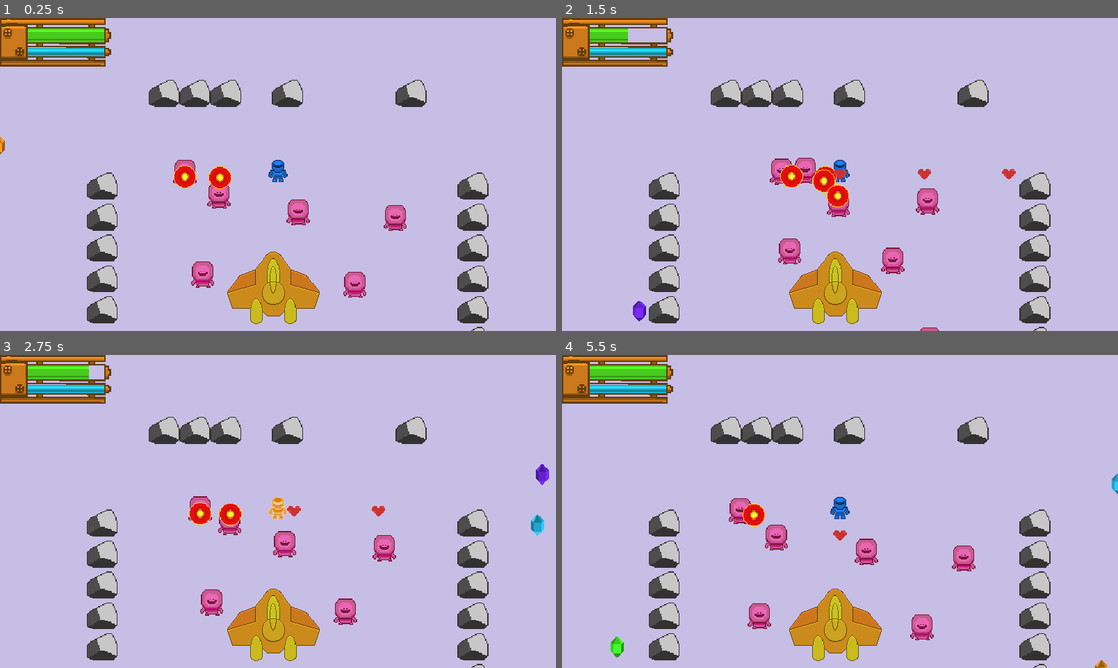
Above: before the commit, frames 1-4 (two rows, left to right).
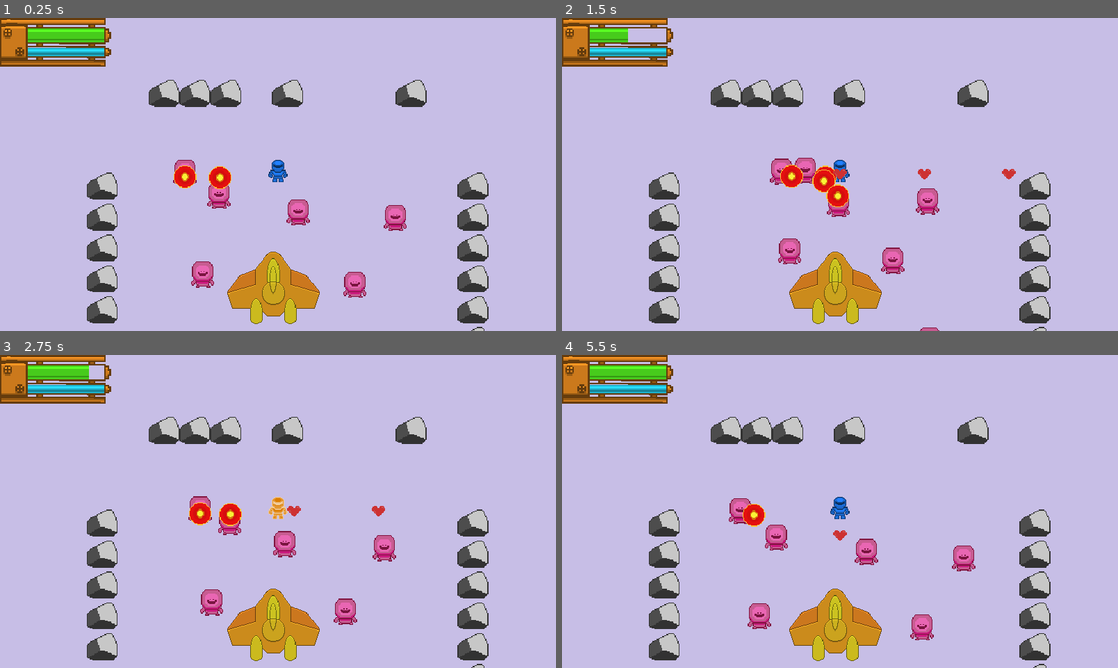
Above: after the commit, the same moments.

Repository: FREQ-E/Hanno
Game: Godot game, scene res://levels/test/test.tscn
The game is run twice, just before and just after one commit, with the same random seed, the same clock (stepped at 60 frames per second) and the same inputs. Sound files missing from this copy of the repository are replaced by a short silence.
Inputs:
- Up to frame 1 (0.25 s): no input
- Up to frame 2 (1.5 s): hold Right (fire_right) 0.53-1.28 s; hold Space (sprint) 0.53-1.28 s; hold Down (fire_down) from 1.28 s (still down); tap Space (sprint) at 1.35 s
- Up to frame 3 (2.75 s): release Down (fire_down) at 2.03 s; hold Right (fire_right) from 2.03 s (still down); hold Space (sprint) from 2.03 s (still down)
- Up to frame 4 (5.5 s): release Right (fire_right) at 2.78 s; release Space (sprint) at 2.78 s; hold Up (fire_up) 2.78-3.53 s; tap Space (sprint) at 2.85, 4.35 s; hold Space (sprint) 3.53-4.28 s; hold Left (fire_left) 3.53-5.03 s; hold Down (fire_down) from 5.03 s (still down); hold Space (sprint) from 5.03 s (still down)

The runs differ from the first frame. In frame 1, less than 0.1% of the frame differs, in the area x 0-1%, y 37-44%; in frame 2, 0.1%; in frame 3, 0.2%, in the area x 95-99%, y 34-58%; in frame 4, 0.2%.

Commit message:
Added player hit sound and contact damage and fixed crystal bug

Diff:
--- a/actors/aliens/alien1.tscn
+++ b/actors/aliens/alien1.tscn
@@ -1,13 +1,14 @@
-[gd_scene load_steps=16 format=2]
+[gd_scene load_steps=18 format=2]
 
-[ext_resource path="res://base_scripts/classic_character_2d.gd" type="Script" id=1]
+[ext_resource path="res://actors/aliens/contact_damage.gd" type="Script" id=1]
 [ext_resource path="res://actors/aliens/Alien.png" type="Texture" id=2]
-[ext_resource path="res://actors/aliens/enemy_shooting.gd" type="Script" id=3]
+[ext_resource path="res://base_scripts/classic_character_2d.gd" type="Script" id=3]
 [ext_resource path="res://ai/wander2d.gd" type="Script" id=4]
 [ext_resource path="res://ai/crow_goto.gd" type="Script" id=5]
 [ext_resource path="res://ai/trigger_untrigger.gd" type="Script" id=6]
 [ext_resource path="res://ai/agro2d.gd" type="Script" id=7]
 [ext_resource path="res://actors/death_handler.gd" type="Script" id=8]
+[ext_resource path="res://actors/aliens/enemy_shooting.gd" type="Script" id=9]
 [ext_resource path="res://combat_scripts/damage_hue.gd" type="Script" id=10]
 [ext_resource path="res://ai/node_sight2d.gd" type="Script" id=11]
 [ext_resource path="res://actors/spawn_instance.gd" type="Script" id=12]
@@ -36,13 +37,16 @@
 [sub_resource type="CircleShape2D" id=3]
 radius = 37.2074
 
+[sub_resource type="CircleShape2D" id=4]
+radius = 45.4747
+
 [node name="Alien1" type="KinematicBody2D" groups=[
 "Enemies",
 ]]
 material = SubResource( 2 )
 collision_layer = 4
 collision_mask = 7
-script = ExtResource( 1 )
+script = ExtResource( 3 )
 
 [node name="Possible_Alien" type="Sprite" parent="."]
 use_parent_material = true
@@ -82,7 +86,13 @@
 script = ExtResource( 10 )
 
 [node name="EnemyShooting" type="Node2D" parent="."]
-script = ExtResource( 3 )
+script = ExtResource( 9 )
 
 [node name="SpawnInstance" type="VisibilityNotifier2D" parent="."]
 script = ExtResource( 12 )
+
+[node name="ContactDamage" type="Area2D" parent="."]
+script = ExtResource( 1 )
+
+[node name="CollisionShape2D" type="CollisionShape2D" parent="ContactDamage"]
+shape = SubResource( 4 )
--- /dev/null
+++ b/actors/aliens/contact_damage.gd
@@ -0,0 +1,20 @@
+class_name ContactDamage
+extends Area2D
+
+
+export var damage := 0.5
+export var damage_rate := 0.5
+export var target_group := "Player"
+
+var _timer: float
+
+
+func _physics_process(delta):
+	if _timer <= 0:
+		for node in get_overlapping_bodies():
+			if node.is_in_group(target_group):
+				node.get_node("Damageable").health -= damage
+				_timer = damage_rate
+
+	else:
+		_timer -= delta
--- a/actors/aliens/enemy_bullet.tscn
+++ b/actors/aliens/enemy_bullet.tscn
@@ -1,7 +1,8 @@
-[gd_scene load_steps=4 format=2]
+[gd_scene load_steps=5 format=2]
 
 [ext_resource path="res://actors/aliens/enemybullet.png" type="Texture" id=1]
-[ext_resource path="res://base_scripts/base_bullet.gd" type="Script" id=2]
+[ext_resource path="res://actors/aliens/player_hit_sound.wav" type="AudioStream" id=2]
+[ext_resource path="res://base_scripts/sonorous_bullet.gd" type="Script" id=3]
 
 [sub_resource type="CircleShape2D" id=1]
 radius = 65.5485
@@ -18,8 +19,9 @@
 can_sleep = false
 linear_damp = 0.0
 angular_damp = 0.0
-script = ExtResource( 2 )
+script = ExtResource( 3 )
 target_group = "Player"
+sounds = [ ExtResource( 2 ) ]
 
 [node name="EnemyBullet" type="Sprite" parent="."]
 position = Vector2( -1.58211, -1.70039 )
--- a/actors/aliens/enemy_shooting.gd
+++ b/actors/aliens/enemy_shooting.gd
@@ -22,6 +22,7 @@
 	trigger_node.connect("untriggered", self, "set_process", [false])
 	set_process(false)
 	timer.one_shot = true
+	# warning-ignore:return_value_discarded
 	timer.connect("timeout", self, "reload")
 	add_child(timer)
 
--- a/actors/crystals/crystal_body.gd
+++ b/actors/crystals/crystal_body.gd
@@ -13,7 +13,7 @@
 
 
 func _handle_body_entered(body: Node) -> void:
-	if body is StaticBody or body is TileMap:
+	if body is StaticBody2D or body is TileMap:
 		queue_free()
 
 	elif body == player:
--- a/actors/crystals/orange_crystal.tscn
+++ b/actors/crystals/orange_crystal.tscn
@@ -39,5 +39,5 @@
 [node name="AnimatedSprite" type="AnimatedSprite" parent="."]
 scale = Vector2( 3, 3 )
 frames = SubResource( 5 )
-frame = 2
+frame = 1
 playing = true
--- a/actors/player1/player1.tscn
+++ b/actors/player1/player1.tscn
@@ -54,35 +54,35 @@
 region = Rect2( 96, 0, 32, 32 )
 
 [sub_resource type="AtlasTexture" id=7]
+atlas = ExtResource( 6 )
+region = Rect2( 0, 0, 32, 32 )
+
+[sub_resource type="AtlasTexture" id=8]
+atlas = ExtResource( 6 )
+region = Rect2( 32, 0, 32, 32 )
+
+[sub_resource type="AtlasTexture" id=9]
+atlas = ExtResource( 6 )
+region = Rect2( 64, 0, 32, 32 )
+
+[sub_resource type="AtlasTexture" id=10]
+atlas = ExtResource( 6 )
+region = Rect2( 96, 0, 32, 32 )
+
+[sub_resource type="AtlasTexture" id=11]
 atlas = ExtResource( 7 )
 region = Rect2( 0, 0, 32, 32 )
 
-[sub_resource type="AtlasTexture" id=8]
+[sub_resource type="AtlasTexture" id=12]
 atlas = ExtResource( 7 )
 region = Rect2( 32, 0, 32, 32 )
 
-[sub_resource type="AtlasTexture" id=9]
+[sub_resource type="AtlasTexture" id=13]
 atlas = ExtResource( 7 )
 region = Rect2( 64, 0, 32, 32 )
 
-[sub_resource type="AtlasTexture" id=10]
+[sub_resource type="AtlasTexture" id=14]
 atlas = ExtResource( 7 )
-region = Rect2( 96, 0, 32, 32 )
-
-[sub_resource type="AtlasTexture" id=11]
-atlas = ExtResource( 6 )
-region = Rect2( 0, 0, 32, 32 )
-
-[sub_resource type="AtlasTexture" id=12]
-atlas = ExtResource( 6 )
-region = Rect2( 32, 0, 32, 32 )
-
-[sub_resource type="AtlasTexture" id=13]
-atlas = ExtResource( 6 )
-region = Rect2( 64, 0, 32, 32 )
-
-[sub_resource type="AtlasTexture" id=14]
-atlas = ExtResource( 6 )
 region = Rect2( 96, 0, 32, 32 )
 
 [sub_resource type="SpriteFrames" id=15]
@@ -94,12 +94,12 @@
 }, {
 "frames": [ SubResource( 7 ), SubResource( 8 ), SubResource( 9 ), SubResource( 10 ) ],
 "loop": true,
-"name": "walk_up",
+"name": "walk_down",
 "speed": 10.0
 }, {
 "frames": [ SubResource( 11 ), SubResource( 12 ), SubResource( 13 ), SubResource( 14 ) ],
 "loop": true,
-"name": "walk_down",
+"name": "walk_up",
 "speed": 10.0
 } ]
 
@@ -138,7 +138,7 @@
 scale = Vector2( 3, 3 )
 frames = SubResource( 15 )
 animation = "walk_down"
-frame = 2
+frame = 3
 playing = true
 script = ExtResource( 5 )
 
@@ -182,3 +182,6 @@
 script = ExtResource( 11 )
 scenes = [ ExtResource( 12 ), ExtResource( 13 ), ExtResource( 14 ), ExtResource( 15 ), ExtResource( 16 ) ]
 probability_curve = SubResource( 18 )
+min_distance = 1500.0
+max_distance = 2500.0
+max_instances = 15
--- a/actors/player1/player_bullet.tscn
+++ b/actors/player1/player_bullet.tscn
@@ -2,10 +2,12 @@
 
 [ext_resource path="res://actors/player1/characterbullet.png" type="Texture" id=1]
 [ext_resource path="res://base_scripts/sonorous_bullet.gd" type="Script" id=2]
-[ext_resource path="res://sounds/bullet impact sound 2.wav" type="AudioStream" id=3]
-[ext_resource path="res://sounds/bullet impact sound 4.wav" type="AudioStream" id=4]
-[ext_resource path="res://sounds/bullet impact sound 3.wav" type="AudioStream" id=5]
-[ext_resource path="res://sounds/bullet impact sound 1.wav" type="AudioStream" id=6]
+[ext_resource path="res://actors/player1/bullet impact sound 2.wav" type="AudioStream" id=3]
+[ext_resource path="res://actors/player1/bullet impact sound 4.wav" type="AudioStream" id=4]
+[ext_resource path="res://actors/player1/bullet impact sound 3.wav" type="AudioStream" id=5]
+[ext_resource path="res://actors/player1/bullet impact sound 1.wav" type="AudioStream" id=6]
+
+
 
 [node name="PlayerBullet" type="RigidBody2D"]
 position = Vector2( 0, 0.0834274 )
--- a/project.godot
+++ b/project.godot
@@ -33,6 +33,11 @@
 "class": "ClassicCharacter2D",
 "language": "GDScript",
 "path": "res://base_scripts/classic_character_2d.gd"
+}, {
+"base": "Area2D",
+"class": "ContactDamage",
+"language": "GDScript",
+"path": "res://actors/aliens/contact_damage.gd"
 }, {
 "base": "Node",
 "class": "CrowGoto",
@@ -140,6 +145,7 @@
 "Character2D": "",
 "CharacterAnimator": "",
 "ClassicCharacter2D": "",
+"ContactDamage": "",
 "CrowGoto": "",
 "CrystalBody": "",
 "CrystalManager": "",
Not shown, added: actors/aliens/player_hit_sound.wav.import
Not shown, added: actors/player1/bullet impact sound 1.wav.import
Not shown, added: actors/player1/bullet impact sound 2.wav.import
Not shown, added: actors/player1/bullet impact sound 3.wav.import
Not shown, added: actors/player1/bullet impact sound 4.wav.import
Not shown, removed: sounds/bullet impact sound 1.wav.import
Not shown, removed: sounds/bullet impact sound 2.wav.import
Not shown, removed: sounds/bullet impact sound 3.wav.import
Not shown, removed: sounds/bullet impact sound 4.wav.import
Not shown, added: actors/aliens/player_hit_sound.wav
Not shown, added: actors/player1/bullet impact sound 1.wav
Not shown, added: actors/player1/bullet impact sound 2.wav
(and 2 more such lines)
